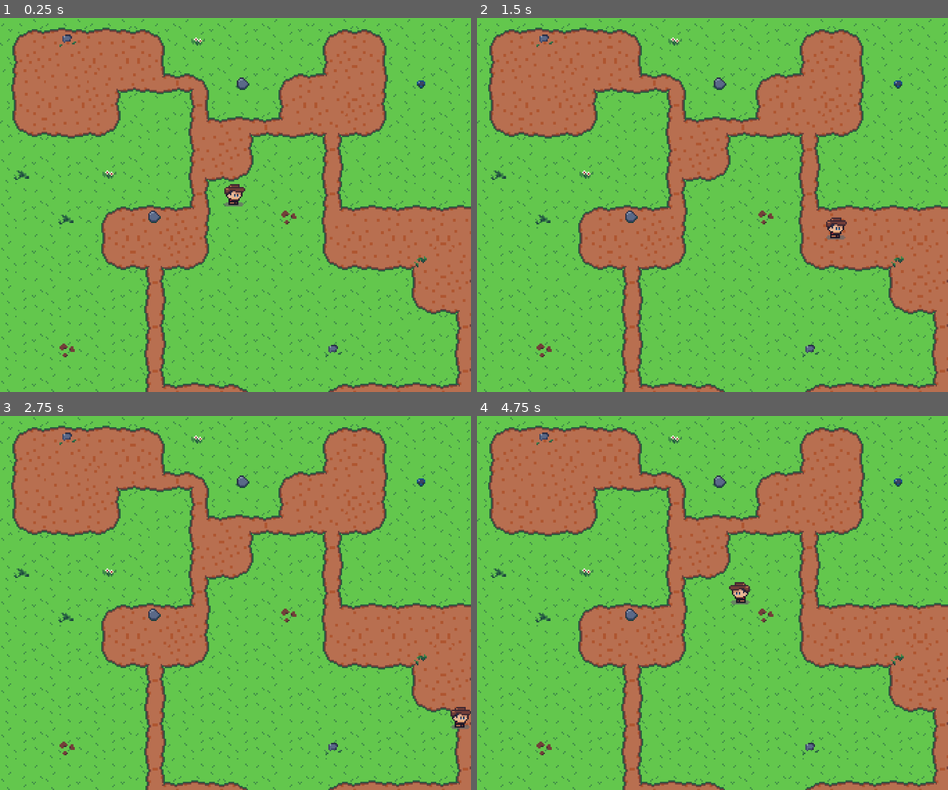
Above: before the commit, frames 1-4 (two rows, left to right).
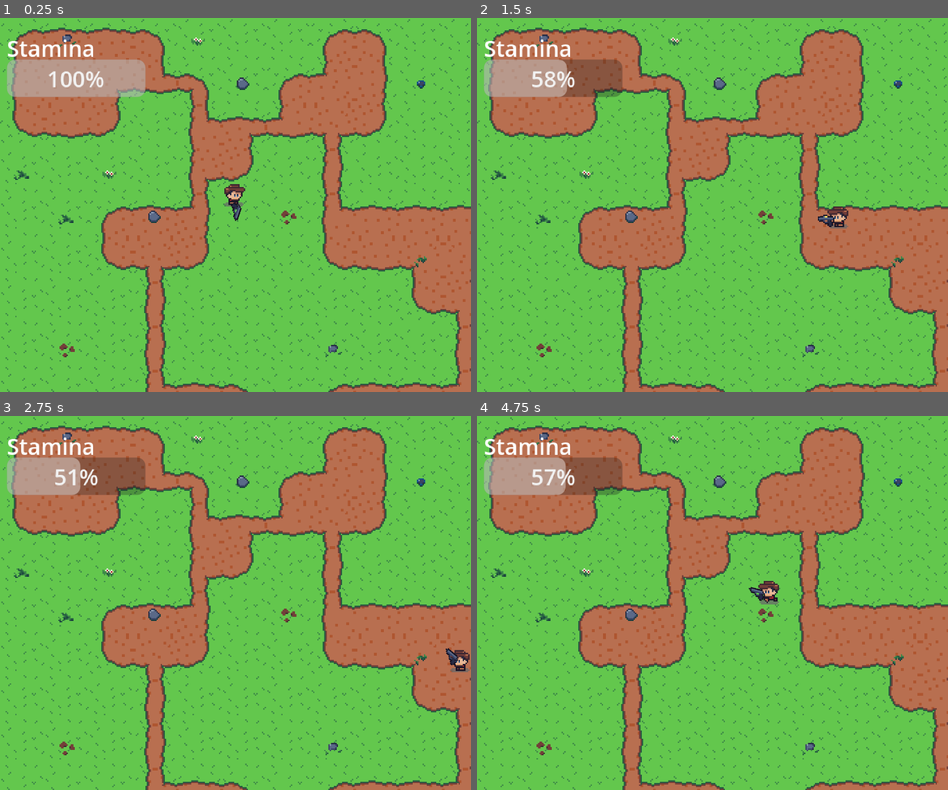
Above: after the commit, the same moments.

Repository: tfffr/swarmed
Game: Godot game, scene res://scenes/world/world.tscn
Two runs of this game, one before a commit and one after it. Both use one fixed random seed, a clock stepped at 60 frames per second and the inputs below.
Inputs (mouse positions are in pixels of both pictures, inside the frame that each line leads up to):
- Up to frame 1 (0.25 s): no input
- Up to frame 2 (1.5 s): tap Enter at 0.5 s; move the mouse to (816, 186) at 0.52 s; hold D (move_right) 0.53-1.28 s; hold Shift (sprint, bound only after the commit) 0.53-1.28 s; click (816, 186) at 0.67 s; move the mouse to (618, 223) at 1.27 s; hold S (move_down) from 1.28 s (still down); tap Shift (sprint, bound only after the commit) at 1.35 s; click (618, 223) at 1.42 s
- Up to frame 3 (2.75 s): move the mouse to (282, 520) at 2.02 s; release S (move_down) at 2.03 s; hold D (move_right) from 2.03 s (still down); hold Shift (sprint, bound only after the commit) from 2.03 s (still down); click (282, 520) at 2.17 s
- Up to frame 4 (4.75 s): move the mouse to (688, 677) at 2.77 s; release D (move_right) at 2.78 s; release Shift (sprint, bound only after the commit) at 2.78 s; hold W (move_up) 2.78-3.53 s; tap Shift (sprint, bound only after the commit) at 2.85, 4.35 s; click (688, 677) at 2.92 s; move the mouse to (853, 659) at 3.52 s; hold Shift (sprint, bound only after the commit) 3.53-4.28 s; hold A (move_left) from 3.53 s (still down); click (853, 659) at 3.67 s; move the mouse to (571, 546) at 4.27 s; click (571, 546) at 4.42 s

The runs differ from the first frame. In frame 1, 3.4% of the frame differs, in the area x 1-52%, y 5-55%; in frame 2, 3.6%; in frame 3, 3.7%; in frame 4, 3.7%, in the area x 1-65%, y 5-51%.

Commit message:
advanced move & weapon

Diff:
--- a/project.godot
+++ b/project.godot
@@ -47,6 +47,11 @@
 "events": [Object(InputEventKey,"resource_local_to_scene":false,"resource_name":"","device":-1,"window_id":0,"alt_press …(192 unchanged characters)…
 ]
 }
+sprint={
+"deadzone": 0.2,
+"events": [Object(InputEventKey,"resource_local_to_scene":false,"resource_name":"","device":-1,"window_id":0,"alt_pressed":false,"shift_pressed":false,"ctrl_pressed":false,"meta_pressed":false,"pressed":false,"keycode":0,"physical_keycode":4194325,"key_label":0,"unicode":0,"location":0,"echo":false,"script":null)
+]
+}
 
 [physics]
 
--- a/scenes/player/player.gd
+++ b/scenes/player/player.gd
@@ -1,57 +1,110 @@
 class_name Player
 extends CharacterBody2D
 
-@export var speed := 120
+@export var normal_speed := 60
+@export var max_speed := 120
+@export var max_stamina := 100.
 
-enum PlayerState {Idle, Moving}
+enum PlayerState {Idle, Moving, Shooting}
 
 @onready var sprite_body: Sprite2D = $SpriteBody
 @onready var sprite_shadow: Sprite2D = $SpriteShadow
 @onready var collision_shape_2d: CollisionShape2D = $CollisionShape2D
 @onready var animation_player: AnimationPlayer = $AnimationPlayer
+@onready var weapon: Weapon = $SpriteBody/WeaponPivot/Weapon
+@onready var weapon_pivot: Node2D = $SpriteBody/WeaponPivot
 
 var current_state := PlayerState.Idle
+var current_speed := normal_speed
+var current_stamina := max_stamina
 
 
-func _physics_process(delta: float) -> void:
-	if Input.is_anything_pressed():
-		_move(delta)
+func _physics_process(_delta: float) -> void:
+	var direction := Input.get_vector(
+		"move_left", "move_right", "move_up", "move_down"
+	)
+	_choose_state(direction)
+	_choose_flip()
+	_aim_at(get_global_mouse_position())
+	velocity = direction * current_speed
+	move_and_slide()
+
+
+func _aim_at(target: Vector2) -> void:
+	var weapon_direction := weapon_pivot.global_position.direction_to(target)
+	weapon_pivot.rotation = weapon_direction.angle()
+
+
+func _choose_state(direction: Vector2) -> void:
+	if direction == Vector2.ZERO:
+		_idle()
 	else:
-		_idle()
-	move_and_slide()
+		_move()
+	if Input.is_mouse_button_pressed(MOUSE_BUTTON_LEFT):
+		_shoot()
 
 
 func _idle() -> void:
 	current_state = PlayerState.Idle
-	animation_player.stop()
+	animation_player.play("idle")
 
 
-func _move(delta) -> void:
+func _move() -> void:
 	current_state = PlayerState.Moving
+	if Input.is_action_pressed("sprint"):
+		_sprint()
+	else:
+		_walk()
 	animation_player.play("move")
-	change_position(delta)
 
 
-func change_position(delta) -> void:
-	if Input.is_action_pressed("move_down"):
-		position.y += speed * delta
-	if Input.is_action_pressed("move_up"):
-		position.y -= speed * delta
-	if Input.is_action_pressed("move_left"):
-		_go_left(delta)
-	if Input.is_action_pressed("move_right"):
-		_go_right(delta)
+func _sprint() -> void:
+	current_speed = max_speed
+	_decrease_stamina()
+	if current_stamina == 0:
+		current_speed = normal_speed
 
 
-func _go_left(delta) -> void:
+func _walk() -> void:
+	current_speed = normal_speed
+	_increase_stamina()
+
+
+func _decrease_stamina() -> void:
+	current_stamina -= 1
+	if current_stamina < 0:
+		current_stamina = 0
+
+
+func _increase_stamina() -> void:
+	current_stamina += 1
+	if current_stamina > max_stamina:
+		current_stamina = max_stamina
+
+
+func _shoot() -> void:
+	current_state = PlayerState.Shooting
+	weapon.animation_player.play("shoot")
+
+
+func _choose_flip() -> void:
+	if get_global_mouse_position().x < position.x:
+		_flip_left()
+	else:
+		_flip_right()
+
+
+func _flip_left() -> void:
 	sprite_body.flip_h = true
+	weapon_pivot.scale.y = -1.
+	weapon.position.x = 6.
 	sprite_shadow.position.x = 2.
 	collision_shape_2d.position.x = 1.
-	position.x -= speed * delta
 
 
-func _go_right(delta) -> void:
+func _flip_right() -> void:
 	sprite_body.flip_h = false
+	weapon_pivot.scale.y = 1.
+	weapon.position.x = 4.
 	sprite_shadow.position.x = 0.
 	collision_shape_2d.position.x = -1.
-	position.x += speed * delta
--- a/scenes/player/player.tscn
+++ b/scenes/player/player.tscn
@@ -3,6 +3,7 @@
 [ext_resource type="Texture2D" uid="uid://br0qomffj2iru" path="res://assets/textures/characters/player-body.png" id="1_dovo2"]
 [ext_resource type="Script" uid="uid://bp253lamlxctj" path="res://scenes/player/player.gd" id="1_gmlin"]
 [ext_resource type="Texture2D" uid="uid://c4bff3qak6sv1" path="res://assets/textures/characters/shadow.png" id="2_gmlin"]
+[ext_resource type="PackedScene" uid="uid://dtf45e2m7n57o" path="res://scenes/weapon/weapon.tscn" id="4_lvxji"]
 
 [sub_resource type="CapsuleShape2D" id="CapsuleShape2D_yf5fn"]
 radius = 2.0
@@ -23,9 +24,25 @@
 "values": [0]
 }
 
-[sub_resource type="Animation" id="Animation_lvxji"]
-resource_name = "move"
-length = 0.39999999999999997
+[sub_resource type="Animation" id="Animation_p47bc"]
+resource_name = "hurt"
+step = 0.2
+tracks/0/type = "value"
+tracks/0/imported = false
+tracks/0/enabled = true
+tracks/0/path = NodePath("SpriteBody:frame")
+tracks/0/interp = 1
+tracks/0/loop_wrap = true
+tracks/0/keys = {
+"times": PackedFloat32Array(0, 0.2, 0.4, 0.6, 0.8, 1),
+"transitions": PackedFloat32Array(1, 1, 1, 1, 1, 1),
+"update": 1,
+"values": [2, 0, 2, 0, 2, 0]
+}
+
+[sub_resource type="Animation" id="Animation_75vfm"]
+resource_name = "idle"
+length = 0.1
 loop_mode = 1
 step = 0.2
 tracks/0/type = "value"
@@ -35,7 +52,25 @@
 tracks/0/interp = 1
 tracks/0/loop_wrap = true
 tracks/0/keys = {
-"times": PackedFloat32Array(0, 0.2),
+"times": PackedFloat32Array(0),
+"transitions": PackedFloat32Array(1),
+"update": 1,
+"values": [0]
+}
+
+[sub_resource type="Animation" id="Animation_lvxji"]
+resource_name = "move"
+length = 0.3
+loop_mode = 1
+step = 0.15
+tracks/0/type = "value"
+tracks/0/imported = false
+tracks/0/enabled = true
+tracks/0/path = NodePath("SpriteBody:frame")
+tracks/0/interp = 1
+tracks/0/loop_wrap = true
+tracks/0/keys = {
+"times": PackedFloat32Array(0, 0.14285715),
 "transitions": PackedFloat32Array(1, 1),
 "update": 1,
 "values": [0, 1]
@@ -44,6 +79,8 @@
 [sub_resource type="AnimationLibrary" id="AnimationLibrary_p47bc"]
 _data = {
 &"RESET": SubResource("Animation_gmlin"),
+&"hurt": SubResource("Animation_p47bc"),
+&"idle": SubResource("Animation_75vfm"),
 &"move": SubResource("Animation_lvxji")
 }
 
@@ -61,6 +98,12 @@
 offset = Vector2(-8, -16)
 hframes = 3
 
+[node name="WeaponPivot" type="Node2D" parent="SpriteBody" unique_id=1900277538]
+position = Vector2(1, -3)
+
+[node name="Weapon" parent="SpriteBody/WeaponPivot" unique_id=52502578 instance=ExtResource("4_lvxji")]
+position = Vector2(4, 0)
+
 [node name="CollisionShape2D" type="CollisionShape2D" parent="." unique_id=301340989]
 position = Vector2(-1, -2)
 rotation = 1.5707964
@@ -68,3 +111,4 @@
 
 [node name="AnimationPlayer" type="AnimationPlayer" parent="." unique_id=1254045061]
 libraries/ = SubResource("AnimationLibrary_p47bc")
+autoplay = &"idle"
--- /dev/null
+++ b/scenes/weapon/weapon.gd
@@ -0,0 +1,8 @@
+class_name Weapon
+extends Sprite2D
+
+@onready var animation_player: AnimationPlayer = $AnimationPlayer
+
+
+func shoot() -> void:
+	animation_player.play("shoot")
--- /dev/null
+++ b/scenes/weapon/weapon.tscn
@@ -0,0 +1,52 @@
+[gd_scene format=3 uid="uid://dtf45e2m7n57o"]
+
+[ext_resource type="Texture2D" uid="uid://btdo7rdyye618" path="res://assets/textures/gun.png" id="1_l3xq3"]
+[ext_resource type="Script" uid="uid://b26gritbp2csu" path="res://scenes/weapon/weapon.gd" id="2_jej8l"]
+
+[sub_resource type="Animation" id="Animation_l3xq3"]
+length = 0.001
+tracks/0/type = "value"
+tracks/0/imported = false
+tracks/0/enabled = true
+tracks/0/path = NodePath(".:frame")
+tracks/0/interp = 1
+tracks/0/loop_wrap = true
+tracks/0/keys = {
+"times": PackedFloat32Array(0),
+"transitions": PackedFloat32Array(1),
+"update": 1,
+"values": [0]
+}
+
+[sub_resource type="Animation" id="Animation_jej8l"]
+resource_name = "shoot"
+length = 0.19999999999999998
+step = 0.04
+tracks/0/type = "value"
+tracks/0/imported = false
+tracks/0/enabled = true
+tracks/0/path = NodePath(".:frame")
+tracks/0/interp = 1
+tracks/0/loop_wrap = true
+tracks/0/keys = {
+"times": PackedFloat32Array(0, 0.04, 0.08, 0.12, 0.16),
+"transitions": PackedFloat32Array(1, 1, 1, 1, 1),
+"update": 1,
+"values": [0, 1, 2, 3, 0]
+}
+
+[sub_resource type="AnimationLibrary" id="AnimationLibrary_iyg5g"]
+_data = {
+&"RESET": SubResource("Animation_l3xq3"),
+&"shoot": SubResource("Animation_jej8l")
+}
+
+[node name="Weapon" type="Sprite2D" unique_id=52502578]
+texture = ExtResource("1_l3xq3")
+centered = false
+offset = Vector2(-5, -9)
+hframes = 4
+script = ExtResource("2_jej8l")
+
+[node name="AnimationPlayer" type="AnimationPlayer" parent="." unique_id=1387074488]
+libraries/ = SubResource("AnimationLibrary_iyg5g")
--- /dev/null
+++ b/scenes/world/world.gd
@@ -0,0 +1,9 @@
+class_name World
+extends Node2D
+
+@onready var player: Player = $Player
+@onready var progress_bar: ProgressBar = $ProgressBar
+
+
+func _physics_process(_delta: float) -> void:
+	progress_bar.value = player.current_stamina
--- a/scenes/world/world.tscn
+++ b/scenes/world/world.tscn
@@ -1,5 +1,6 @@
 [gd_scene format=3 uid="uid://dumpvo2d3hdro"]
 
+[ext_resource type="Script" uid="uid://xr07imqsxw70" path="res://scenes/world/world.gd" id="1_1fp7r"]
 [ext_resource type="Texture2D" uid="uid://r8c1mr31dunb" path="res://assets/textures/backgrounds/map-background.png" id="1_dphjl"]
 [ext_resource type="PackedScene" uid="uid://c6wadhpdu25p3" path="res://scenes/player/player.tscn" id="2_sl2e5"]
 
@@ -10,6 +11,7 @@
 size = Vector2(360, 10)
 
 [node name="World" type="Node2D" unique_id=855640128]
+script = ExtResource("1_1fp7r")
 
 [node name="Background" type="Sprite2D" parent="." unique_id=1433629534]
 texture = ExtResource("1_dphjl")
@@ -57,3 +59,16 @@
 position = Vector2(170, -5)
 shape = SubResource("RectangleShape2D_yf5fn")
 metadata/_edit_lock_ = true
+
+[node name="StaminaLabel" type="Label" parent="." unique_id=1827691286]
+offset_left = 5.0
+offset_top = 10.0
+offset_right = 45.0
+offset_bottom = 33.0
+text = "Stamina"
+
+[node name="ProgressBar" type="ProgressBar" parent="." unique_id=1534918568]
+offset_left = 5.0
+offset_top = 30.0
+offset_right = 105.0
+offset_bottom = 57.0
Not shown, added: scenes/weapon/weapon.gd.uid
Not shown, added: scenes/world/world.gd.uid
